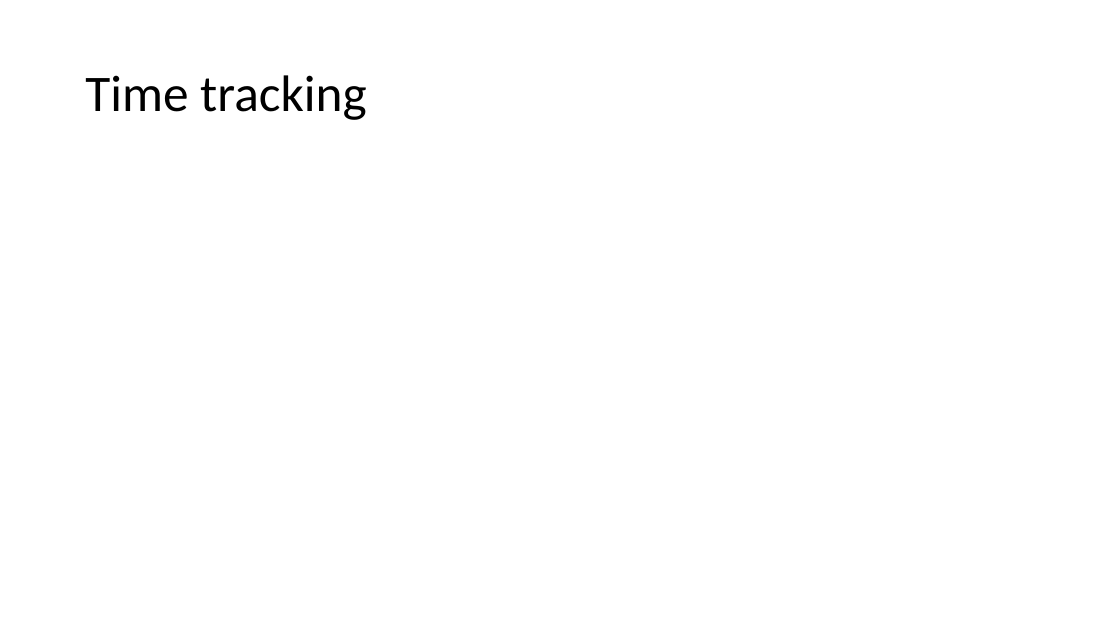
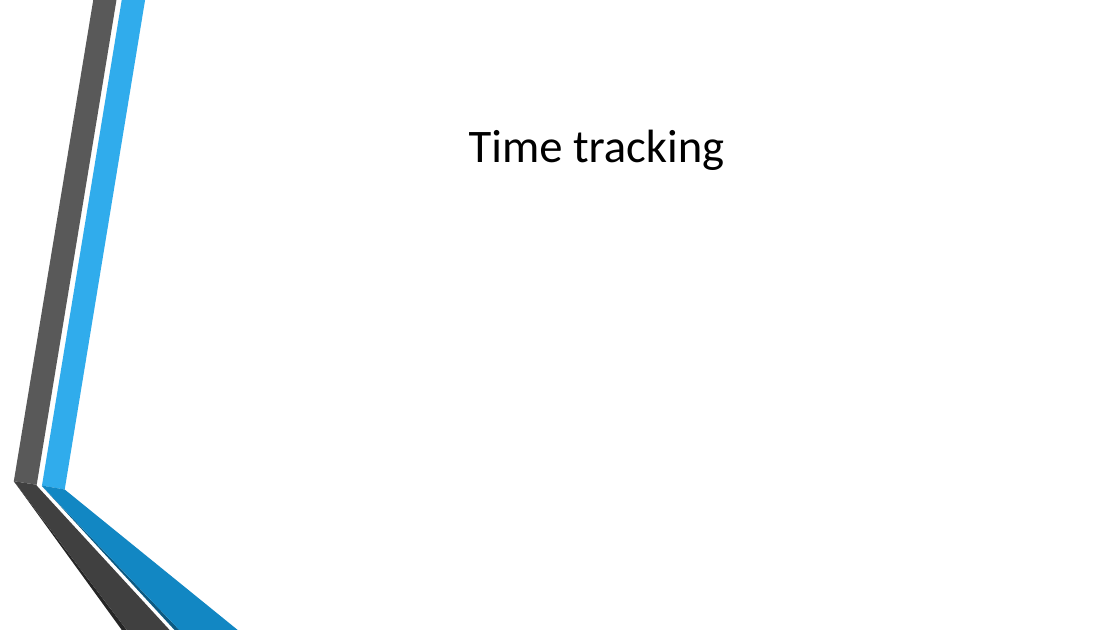
Before and after one commit to doominabox1/Card-Game, a slide deck: slide 4 of game_presentation.pptx. Drawn at 1120x630 pixels with LibreOffice and Linux fonts; fonts in the diff are those of the drawing; background and template pictures are left out. Boxes give left, top, right and bottom in pixels: in the first picture for what was removed or moved away, otherwise in the second. Text is boxed around its words. In the diff, an @@ line names an element or a change of style, - is before the commit and + after.

```diff
--- a/game_presentation.pptx
+++ b/game_presentation.pptx
@@ title "Time tracking": place and size @@
-title "Time tracking" at <box>85,75,366,120</box>
+title "Time tracking" at <box>469,129,724,170</box>
@@ title "Time tracking" at <box>469,129,724,170</box>: size 44 to 40 pt; alignment left to centre; line spacing 0.9 to 1 @@
@@ group added at <box>13,0,238,630</box>: 6 freeform shapes @@
```
Also in this commit, not shown: 1 other slide changed, 6 slides added, 5 slides removed, 10 other files.
